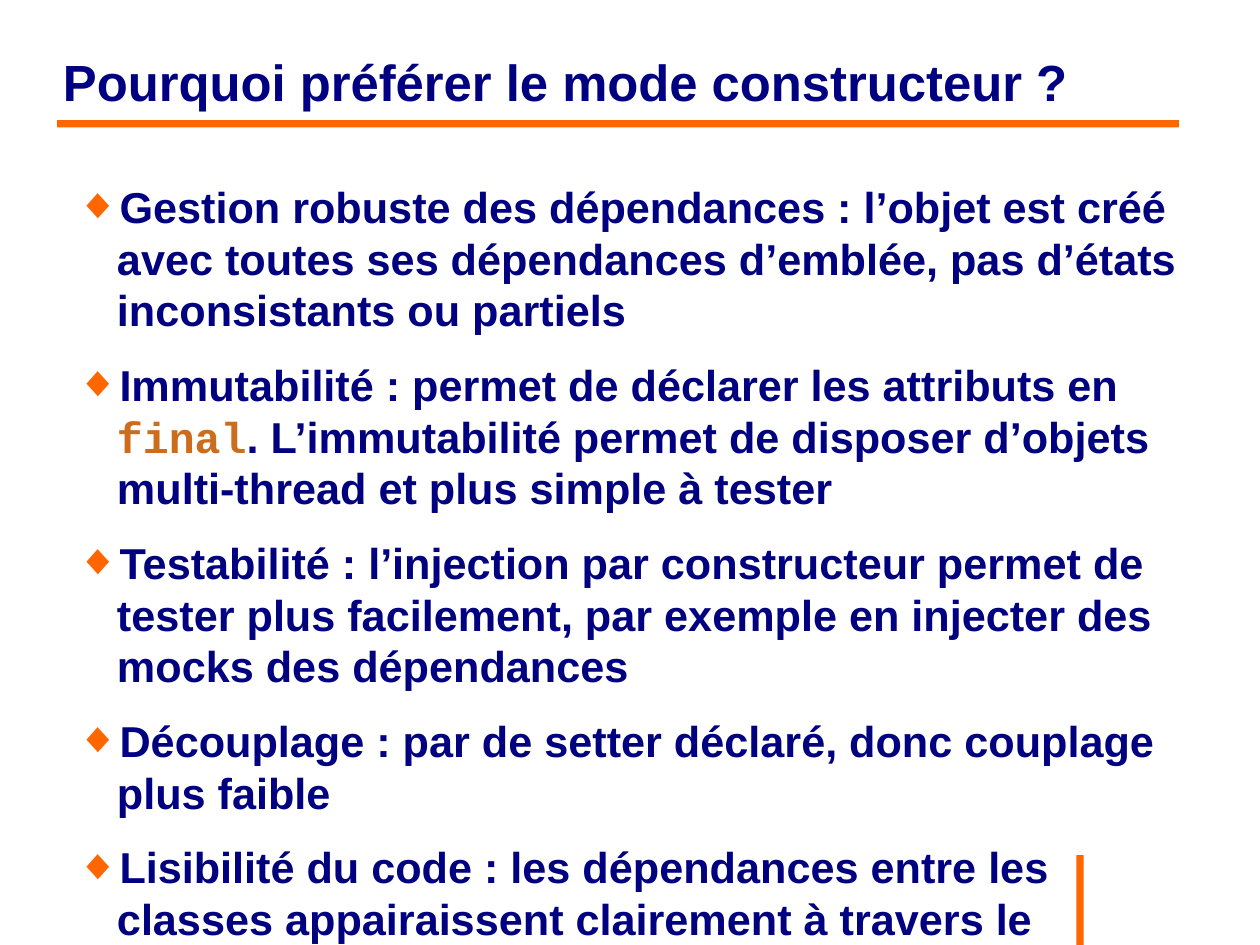
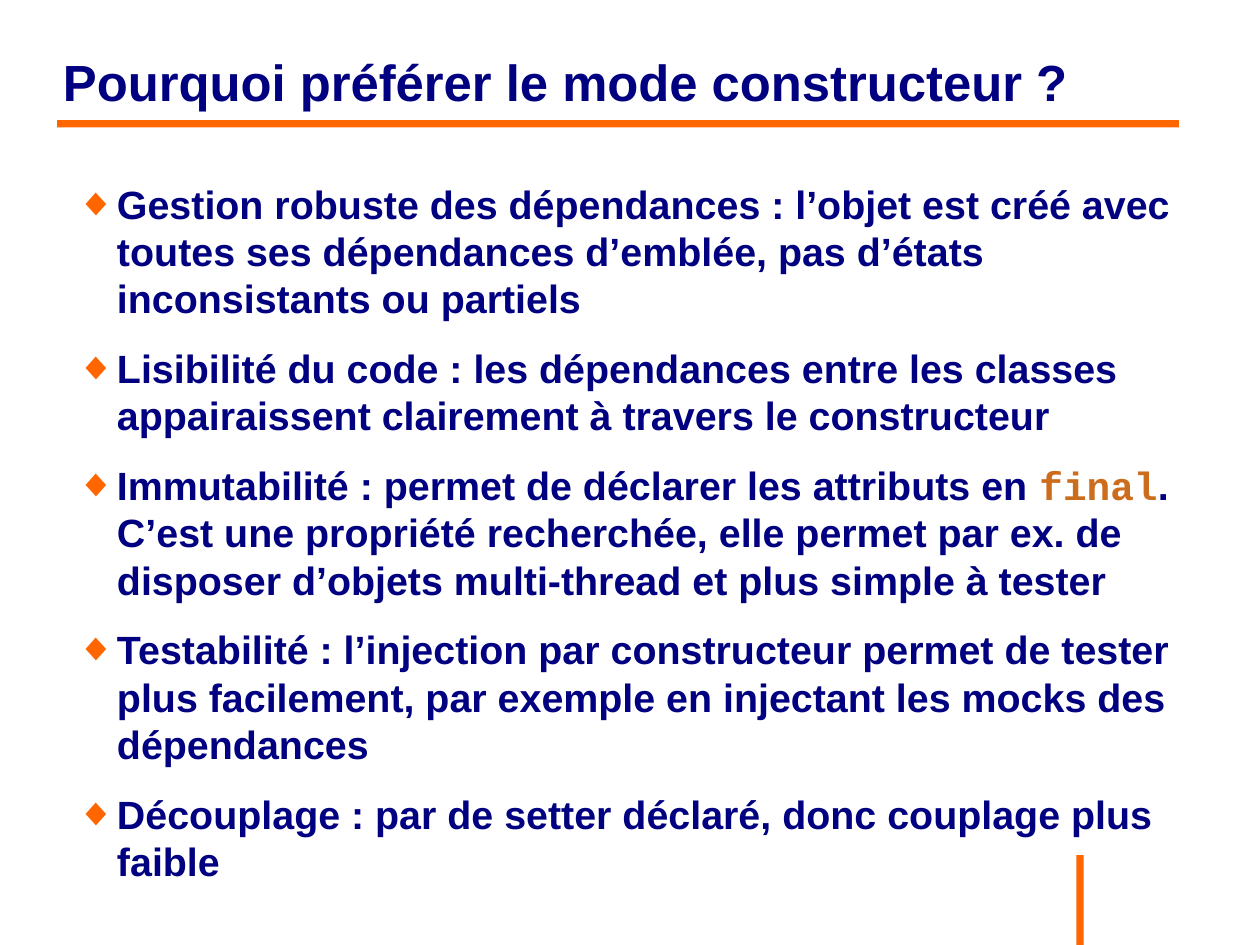
Before and after one commit to philphils/formation-spring, a slide deck: slide 94 of Documentation/diapo_formation_spring.odp (slide 93 before the commit). Drawn at 1260x945 pixels with LibreOffice and Linux fonts; fonts in the diff are those of the drawing; background and template pictures are left out. Boxes give left, top, right and bottom in pixels: in the first picture for what was removed or moved away, otherwise in the second. Text is boxed around its words. In the diff, an @@ line names an element or a change of style, - is before the commit and + after.

```diff
--- a/Documentation/diapo_formation_spring.odp
+++ b/Documentation/diapo_formation_spring.odp
@@ text at box(117, 190, 1170, 837): size 27.2 to 24.8 pt in "Gestion robuste des dépendances : l’objet est ...", "Découplage : par de setter déclaré, donc ..." @@
@@ text at box(117, 354, 1168, 767): text changed; size 27.2 to 24.8 pt @@
-◆ Immutabilité : permet de déclarer les attributs en final. L’immutabilité permet de disposer d’objets multi-thread et plus simple à tester
-◆ Testabilité : l’injection par constructeur permet de tester plus facilement, par exemple en injecter des mocks des dépendances
+◆ Lisibilité du code : les dépendances entre les classes appairaissent clairement à travers le constructeur
+◆ Immutabilité : permet de déclarer les attributs en final. C’est une propriété recherchée, elle permet par ex. de disposer d’objets multi-thread et plus simple à tester
+◆ Testabilité : l’injection par constructeur permet de tester plus facilement, par exemple en injectant les mocks des dépendances
@@ text at box(117, 851, 1048, 943): paragraph removed @@
-◆ Lisibilité du code : les dépendances entre les classes appairaissent clairement à travers le constructeur
```
Also in this commit, not shown: 65 other slides changed, 3 slides added.
